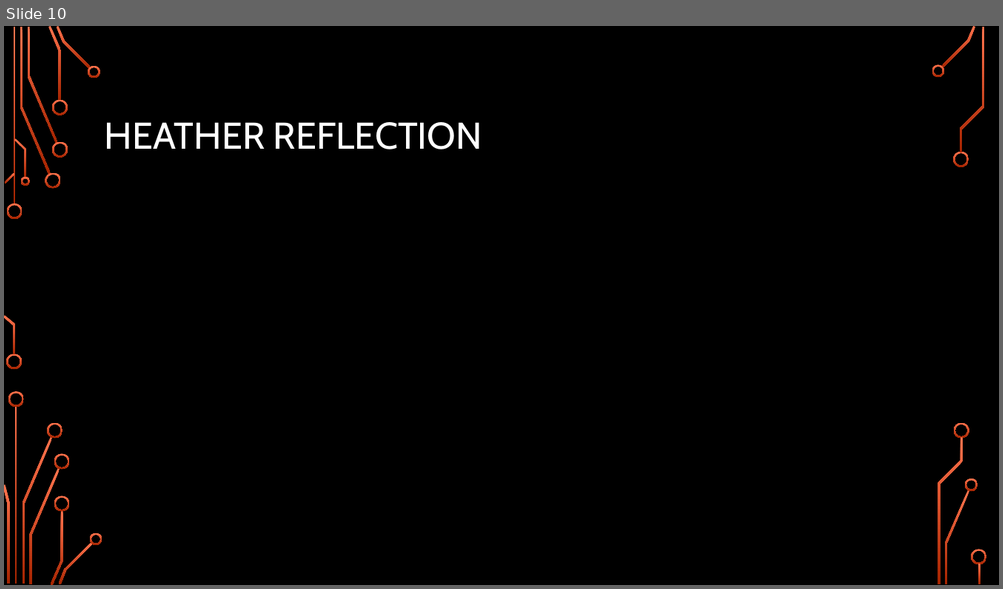
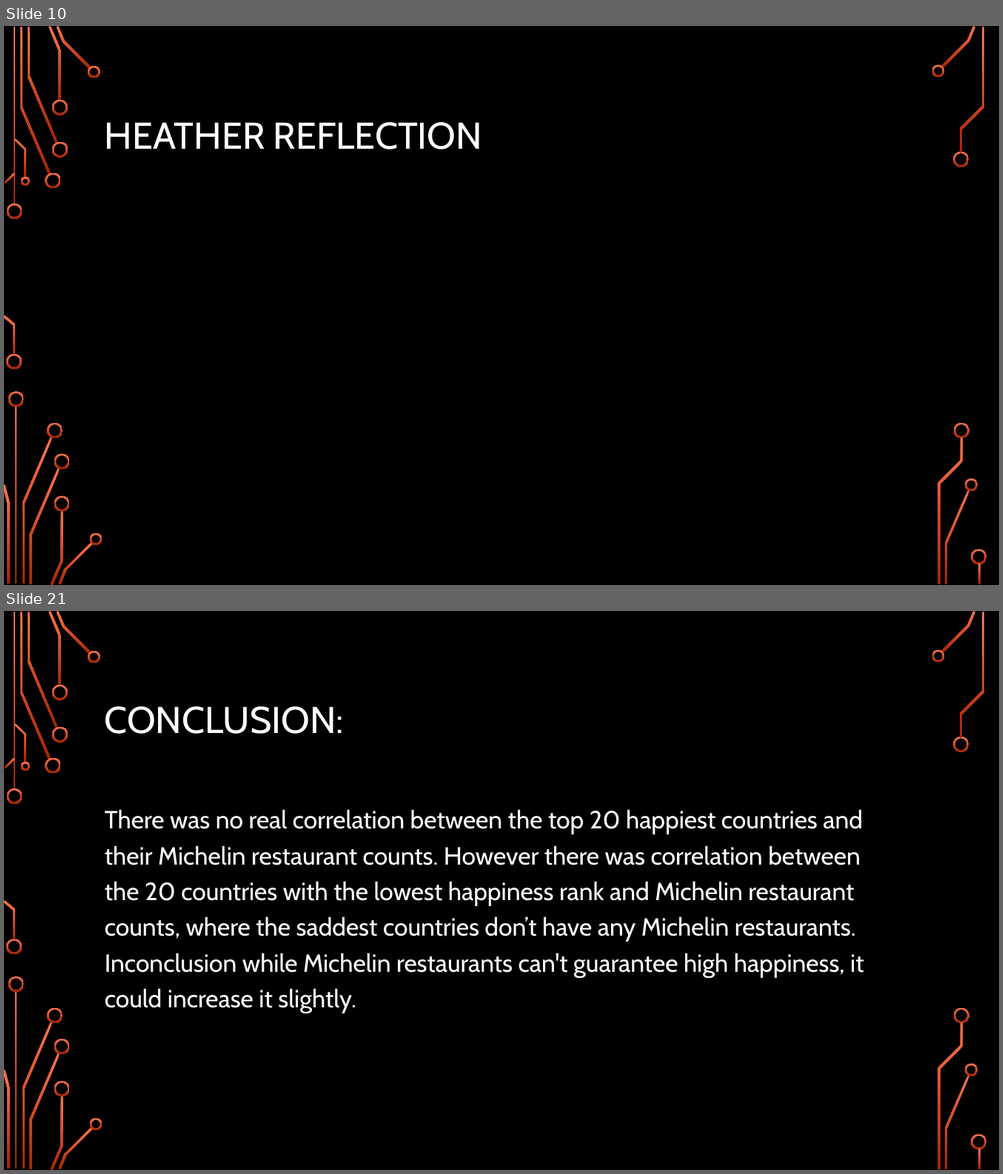
Before and after one commit to HBarker74582/Hap-Py, a slide deck: The Dimensions of Happiness.pptx. Shown one above the other, each under a label of ours: slide 10 before the commit, slides 10 and 21 after it; the slides between them are not shown. The pictures are 1003x589 and 1003x1174 pixels, drawn with LibreOffice and Linux fonts; fonts in the diff are those of the drawing; background and template pictures are left out. Boxes give left, top, right and bottom in pixels: in the first picture for what was removed or moved away, otherwise in the second. Text is boxed around its words. In the diff, an @@ line names an element or a change of style, - is before the commit and + after.

```diff
--- a/The Dimensions of Happiness.pptx
+++ b/The Dimensions of Happiness.pptx
@@ slide 21 added at (x1=4, y1=611, x2=999, y2=1170), background picture (left out); not listed: 36 template elements that a slide beside it also shows @@
@@ title added at (x1=105, y1=706, x2=344, y2=734), 36 pt, text #FFFFFF @@
+CONCLUSION:
@@ text added at (x1=105, y1=809, x2=863, y2=1014), 24 pt, text #FFFFFF @@
+There was no real correlation between the top 20 happiest countries and their Michelin restaurant counts. However there was correlation between the 20 countries with the lowest happiness rank and Michelin restaurant counts, where the saddest countries don’t have any Michelin restaurants. Inconclusion while Michelin restaurants can't guarantee high happiness, it could increase it slightly.
```
Also in this commit, not shown: 10 other slides added, 4 other files.
